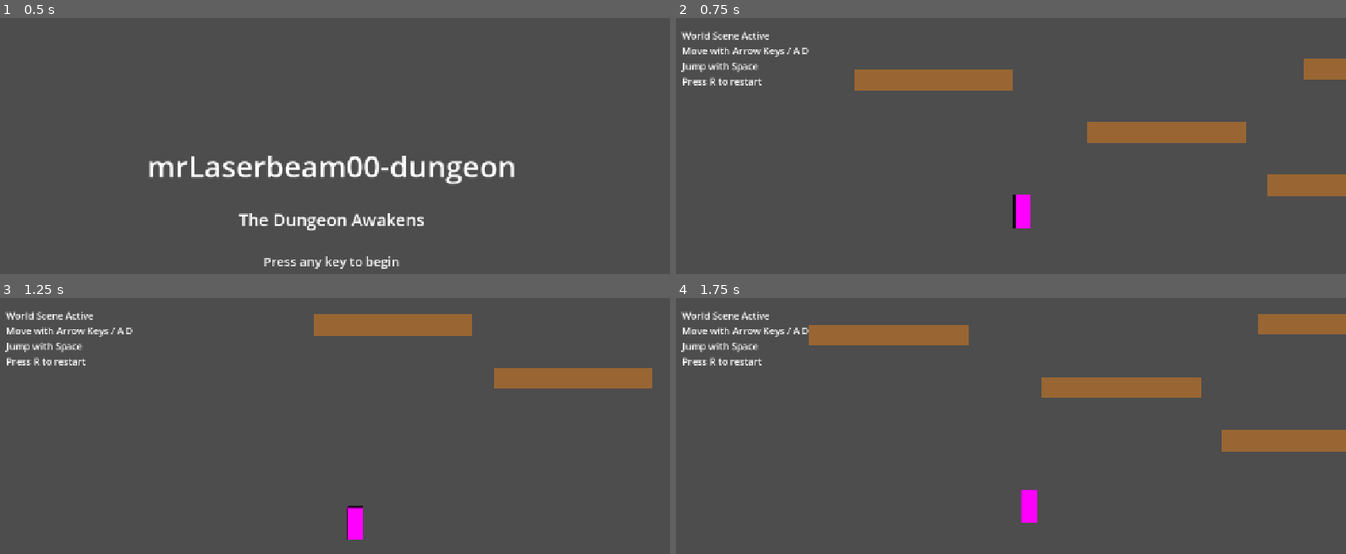
Above: before the commit, frames 1-4 (two rows, left to right).
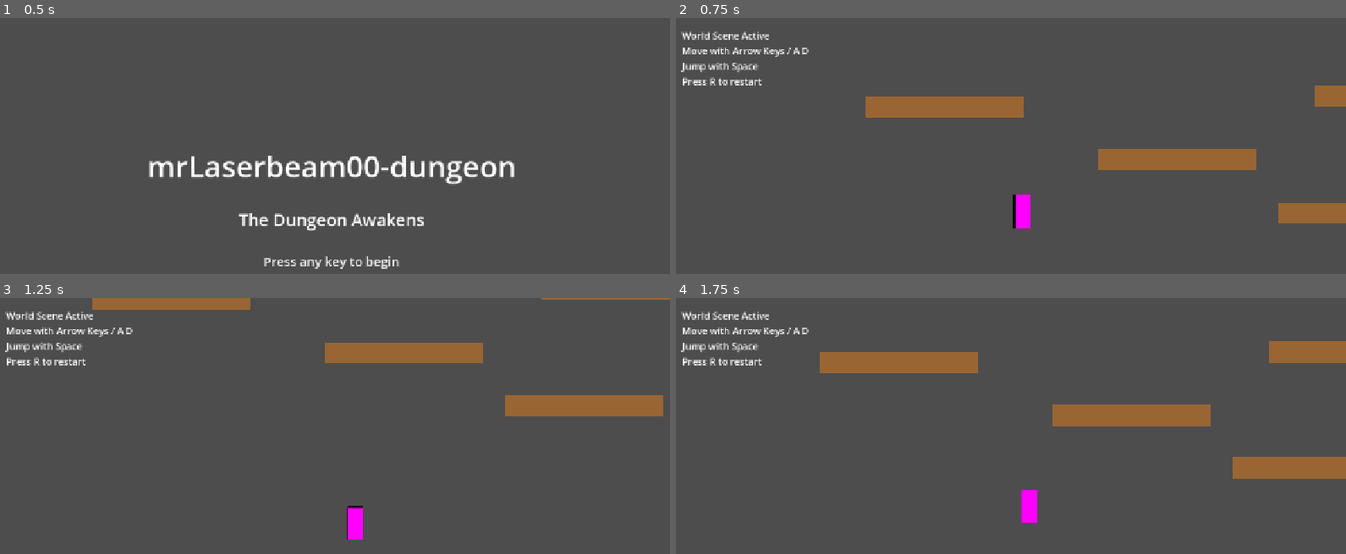
Above: after the commit, the same moments.

Repository: mh7whmyz6z-alt/mrLaserbeam00-dungeon
Game: Godot game, scene res://scenes/title_screen.tscn
Same seed, same stepped clock (60 frames per second), same inputs: the game is played once before the commit and once after it.
Inputs (mouse positions are in pixels of both pictures, inside the frame that each line leads up to):
- Up to frame 1 (0.5 s): no input
- Up to frame 2 (0.75 s): tap Enter (ui_accept) at 0.5 s; move the mouse to (1158, 189) at 0.52 s; hold Right (ui_right) from 0.53 s (still down); tap R at 0.6 s; click (1158, 189) at 0.67 s
- Up to frame 3 (1.25 s): keep holding Right (ui_right); tap Enter (ui_accept) at 0.77 s
- Up to frame 4 (1.75 s): keep holding Right (ui_right); tap R at 1.25, 1.35 s; move the mouse to (870, 507) at 1.27 s; click (870, 507) at 1.42 s; tap Enter (ui_accept) at 1.52 s

Frame 1 is identical in both runs. In frame 2, 11% of the frame differs, in the area x 26-100%, y 15-81%; in frame 3, 8.9%; in frame 4, 13%, in the area x 19-100%, y 6-71%.

Commit message:
fix: raise player starting position so it spawns on a platform instead of falling
- Moved player from y=520 to y=468 on Platform1
- Feet now rest properly on the platform surface

Diff:
--- a/scenes/world.tscn
+++ b/scenes/world.tscn
@@ -95,7 +95,7 @@
 color = Color(0.6, 0.4, 0.2, 1)
 
 [node name="Player" parent="." instance=ExtResource("2")]
-position = Vector2(320, 520)
+position = Vector2(300, 468)
 
 [node name="CanvasLayer" type="CanvasLayer" parent="."]
 
